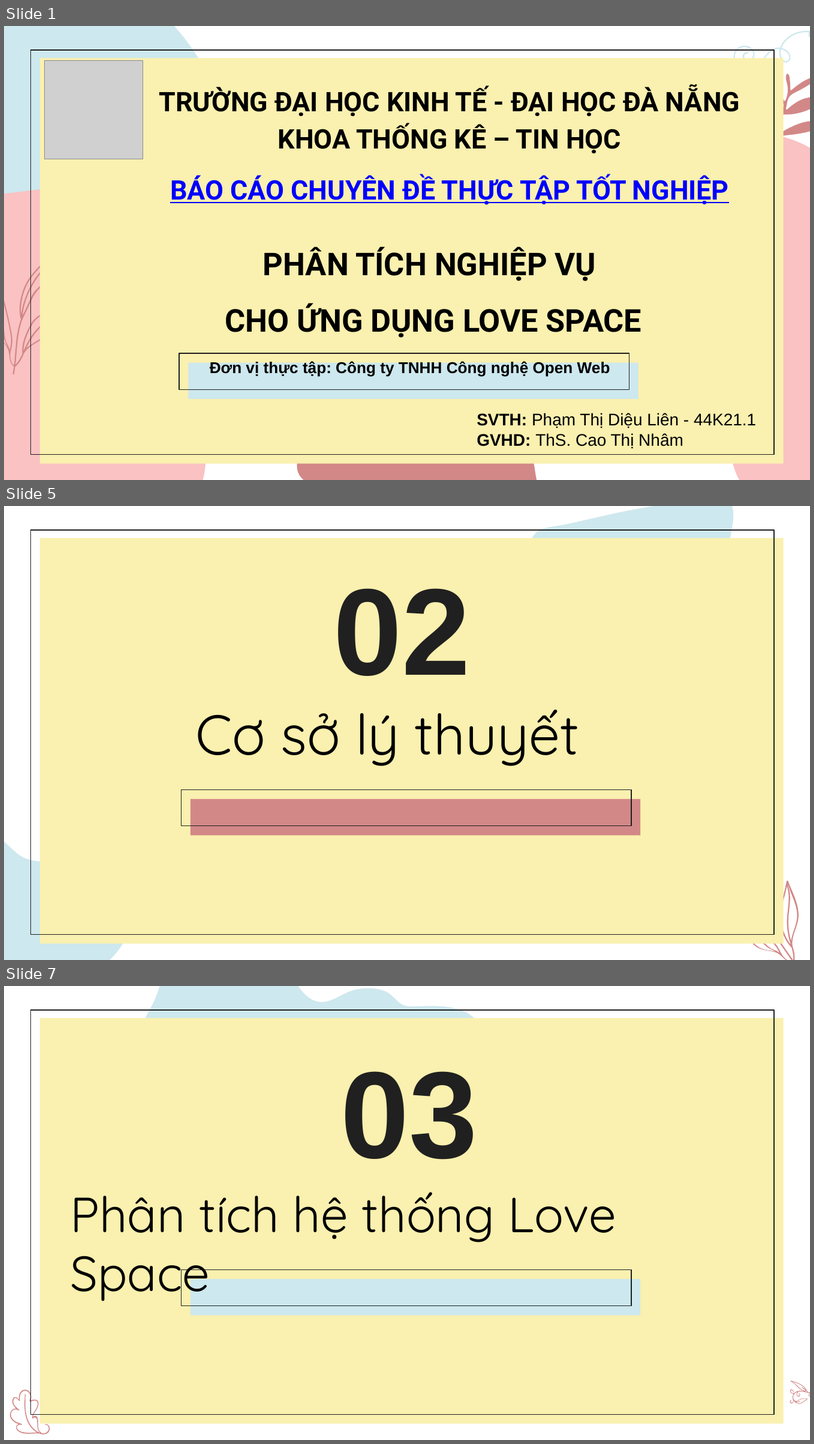
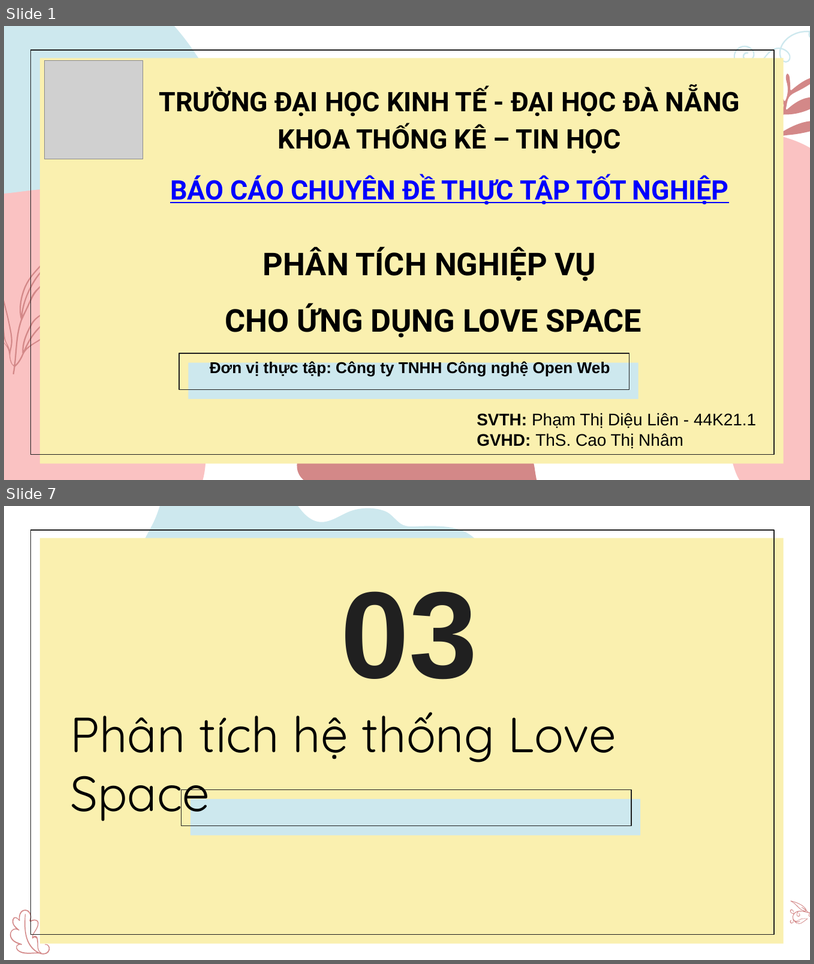
Before and after one commit to nhamct/ThucTapTN_2021_2022_2, a slide deck: 05. Phạm Thị Diệu Liên/PhamThiDieuLien_44K21.1.pptx. Shown one above the other, each under a label of ours: slides 1, 5 and 7 before the commit, slides 1 and 7 after it; the slides between them are not shown. The pictures are 814x1444 and 814x964 pixels, drawn with LibreOffice and Linux fonts; fonts in the diff are those of the drawing; grey boxes stand for pictures. Boxes give left, top, right and bottom in pixels: in the first picture for what was removed or moved away, otherwise in the second. Text is boxed around its words. In the diff, an @@ line names an element or a change of style, - is before the commit and + after.

```diff
--- a/05. Phạm Thị Diệu Liên/PhamThiDieuLien_44K21.1.pptx
+++ b/05. Phạm Thị Diệu Liên/PhamThiDieuLien_44K21.1.pptx
@@ slide 5 removed at bbox=[4, 506, 810, 960], background #FFFFFF; not listed: 3 template elements that a slide beside it also shows @@
@@ freeform shape removed at bbox=[520, 506, 740, 577] @@
@@ title removed at bbox=[333, 588, 470, 676] @@
-02
@@ text removed at bbox=[195, 709, 579, 766] @@
-Cơ sở lý thuyết
@@ rectangle removed at bbox=[190, 799, 640, 835] @@
@@ freeform shape removed at bbox=[4, 835, 130, 960] @@
@@ freeform shape removed at bbox=[735, 855, 799, 960] @@
```
Also in this commit, not shown: 9 slides changed, 2 slides added, 1 other slide removed, 1 other file.
